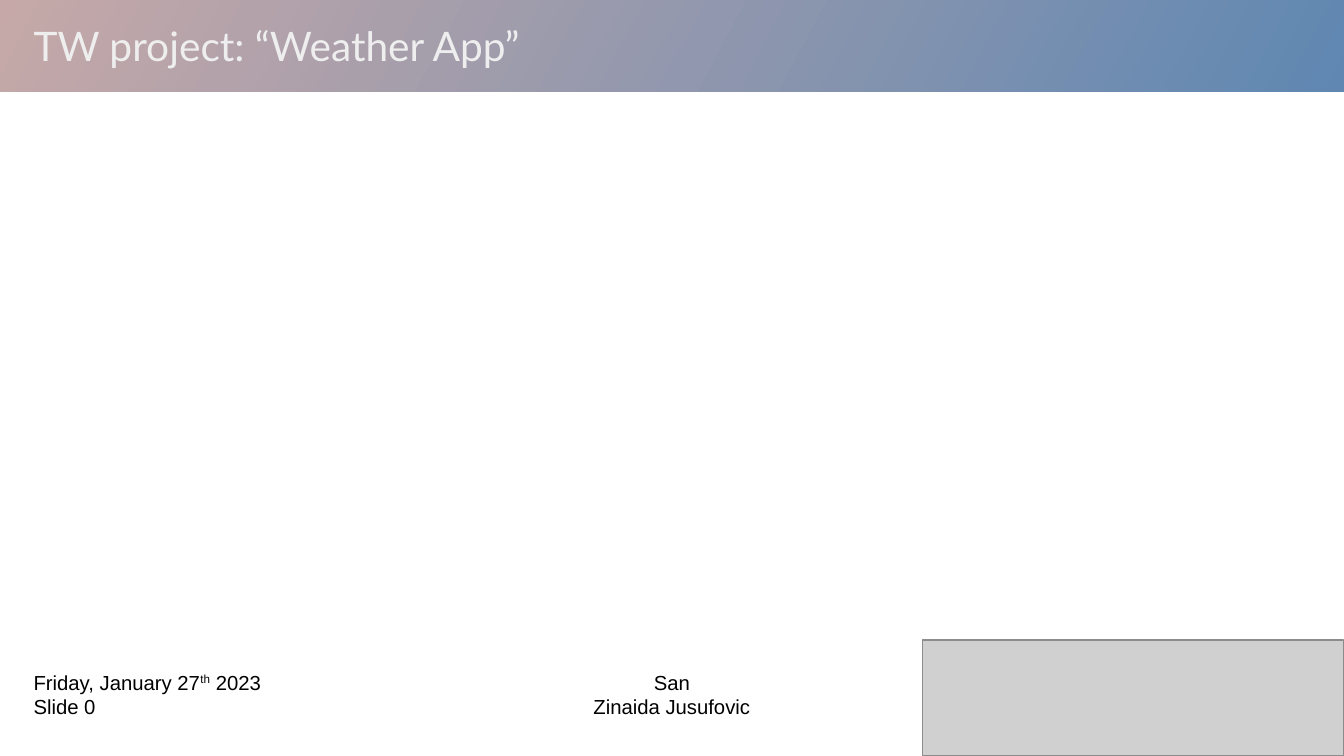
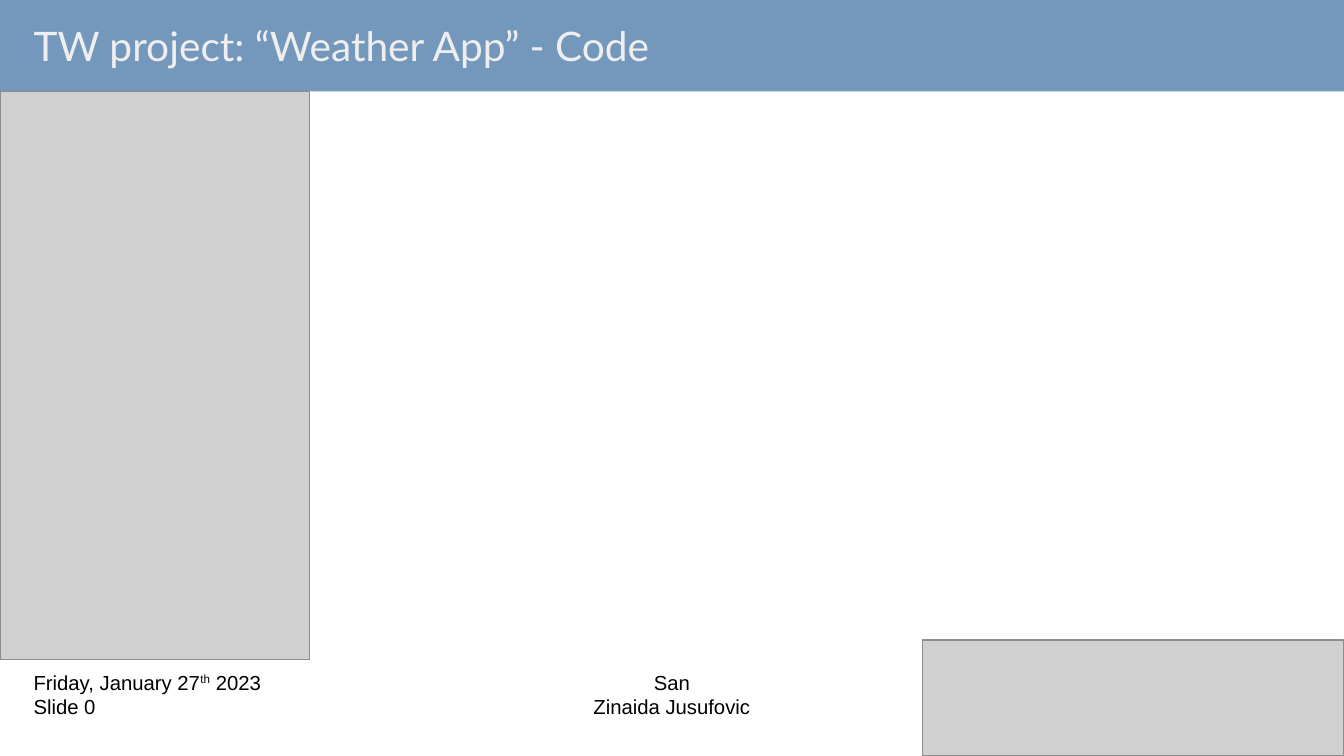
Before and after one commit to CodecoolGlobal/weather-app-javascript-San040893, a slide deck: slide 1 of Presentation/20230127_WeatherApp presentation_Zinaida.odp. Drawn at 1344x756 pixels with LibreOffice and Linux fonts; fonts in the diff are those of the drawing; grey boxes stand for pictures. Boxes give left, top, right and bottom in pixels: in the first picture for what was removed or moved away, otherwise in the second. Text is boxed around its words. In the diff, an @@ line names an element or a change of style, - is before the commit and + after.

Commit message:
Presentation files added

```diff
--- a/Presentation/20230127_WeatherApp presentation_Zinaida.odp
+++ b/Presentation/20230127_WeatherApp presentation_Zinaida.odp
@@ rectangle at [0, 0, 1344, 91]: fill gradient #B48C8C to #2A6099 to #2A6099 at 65% opacity @@
@@ title at [34, 30, 649, 69]: text changed @@
-TW project: “Weather App”
+TW project: “Weather App” - Code
@@ picture added at [0, 91, 310, 660] @@
```
Also in this commit, not shown: 2 other files.
